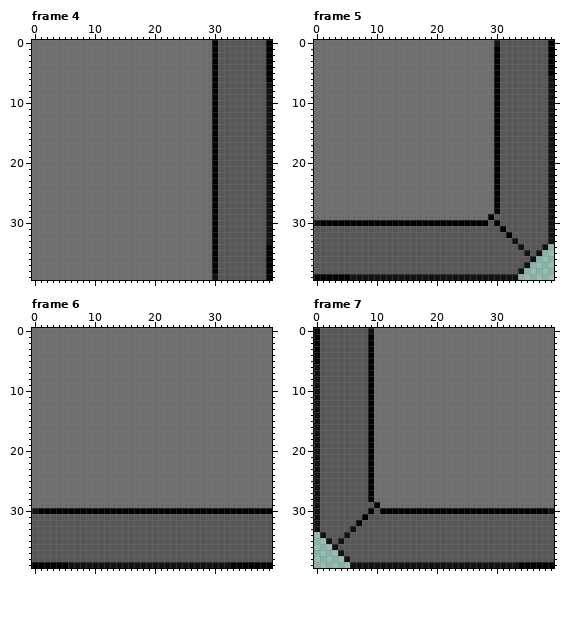
Pixel-art file, stored at rune_tablet.ase. The first picture shows the starting point.
40x40 pixels, 8 frames. Shown: frame 4, frame 5, frame 6, frame 7. The commit also changed other frames, which this record leaves out.
New version:
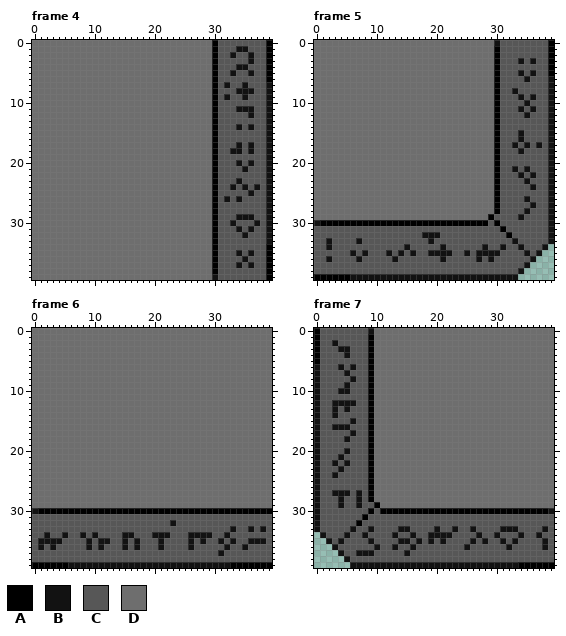
Palette (. is transparent): A #000000  B #121212  C #575757  D #6e6e6e
The commit says: created rune_tablet shader and methods added rune_tablet buttons on menu nut is not working
Changes in this commit:
Frame 4, layer "Layer 2":
The author changed colour C to colour B in row 1 at x 34 to 35; in row 2 at x 33 and 36; in row 3 at x 36; in row 4 at x 34 to 35; in row 5 at x 33 and 36; in row 7 at x 32 and 35.
The author changed colour C to colour B in row 8 at x 34 to 36; in row 9 at x 32 and 35; in row 11 at x 34 to 36; in row 12 at x 36; in row 14 at x 34 and 36; in row 17 at x 34 and 36.
The author changed colour C to colour B in row 18 at x 33 to 34 and 36; in row 20 at x 34 and 36; in row 21 at x 35; in row 23 at x 34; in row 24 at x 33, 35 and 37; in row 25 at x 36.
The author changed colour C to colour B in row 26 at x 32 and 34; in row 29 at x 34 to 36; in row 30 at x 33 and 37; in row 31 at x 34 and 36; in row 32 at x 35; in row 35 at x 34 and 36.
The author changed colour C to colour B in row 36 at x 35; in row 37 at x 34 and 36.
Frame 5, layer "Layer 2":
The author changed colour C to colour B in row 3 at x 34 and 36; in row 5 at x 34 and 36; in row 6 at x 35; in row 8 at x 33; in row 9 at x 34 and 36; in row 10 at x 35.
The author changed colour C to colour B in row 11 at x 34 and 36; in row 12 at x 35; in rows 15 to 16 at x 34; in row 17 at x 33, 35 and 37; in row 18 at x 34; in row 21 at x 33 and 35.
The author changed colour C to colour B in row 22 at x 34 and 36; in row 23 at x 35; in row 24 at x 36; in row 26 at x 35; in row 27 at x 36; in row 28 at x 35.
The author changed colour C to colour B in row 29 at x 34; in row 32 at x 18 to 20; in row 33 at x 2, 7 and 19; in row 34 at x 2, 15, 21, 28 and 31; in row 35 at x 6, 8, 12, 14, 16, 19 to 22, 25 and 27 to 30; in row 36 at x 2, 7, 13, 21, 27 and 29.
Frame 6, layer "Layer 2":
The author changed colour C to colour B in row 32 at x 23; in row 33 at x 33, 36 and 38; in row 34 at x 2, 5, 8, 10, 15 to 16, 20 to 22, 26 to 29 and 32; in row 35 at x 1 to 4, 9, 11 to 12, 15, 17, 21, 26, 28, 31, 33 and 36 to 38; in row 36 at x 1, 3, 9, 11, 15, 17, 21, 26, 32 and 35; in row 37 at x 31.
Frame 7, layer "Layer 2":
The author changed colour C to colour B in row 2 at x 3; in row 3 at x 4 to 5; in row 4 at x 5; in row 6 at x 4 and 6; in row 7 at x 5; in row 8 at x 6.
The author changed colour C to colour B in row 9 at x 5; in row 10 at x 4 to 5; in row 12 at x 3 to 6; in row 13 at x 3 and 5; in row 14 at x 3; in row 15 at x 6.
The author changed colour C to colour B in row 16 at x 3 to 5; in row 17 at x 6; in row 18 at x 5; in row 20 at x 5; in row 21 at x 4; in row 22 at x 3 and 5.
The author changed colour C to colour B in row 23 at x 4; in row 24 at x 3; in row 27 at x 3 to 5 and 7; in rows 28 to 29 at x 4 and 7; in row 33 at x 9, 14 to 15, 20, 23, 26, 31 to 33 and 38; in row 34 at x 8, 13, 16, 19 to 22, 27, 30, 34 and 37.
The author changed colour C to colour B in row 35 at x 9, 14 to 15, 17, 19, 21, 26, 28, 31, 33 and 38; in row 36 at x 10, 13, 16, 25, 32 and 38; in row 37 at x 7 to 9 and 15.
Boxes around the changes in both pictures, in picture pixels (x1, y1, x2, y2):
changed: (224, 46, 260, 268)
changed: (512, 58, 542, 220)
changed: (386, 232, 506, 262)
changed: (326, 238, 332, 262)
changed: (350, 238, 368, 262)
changed: (38, 520, 266, 556)
changed: (332, 340, 362, 508)
changed: (356, 526, 548, 556)
